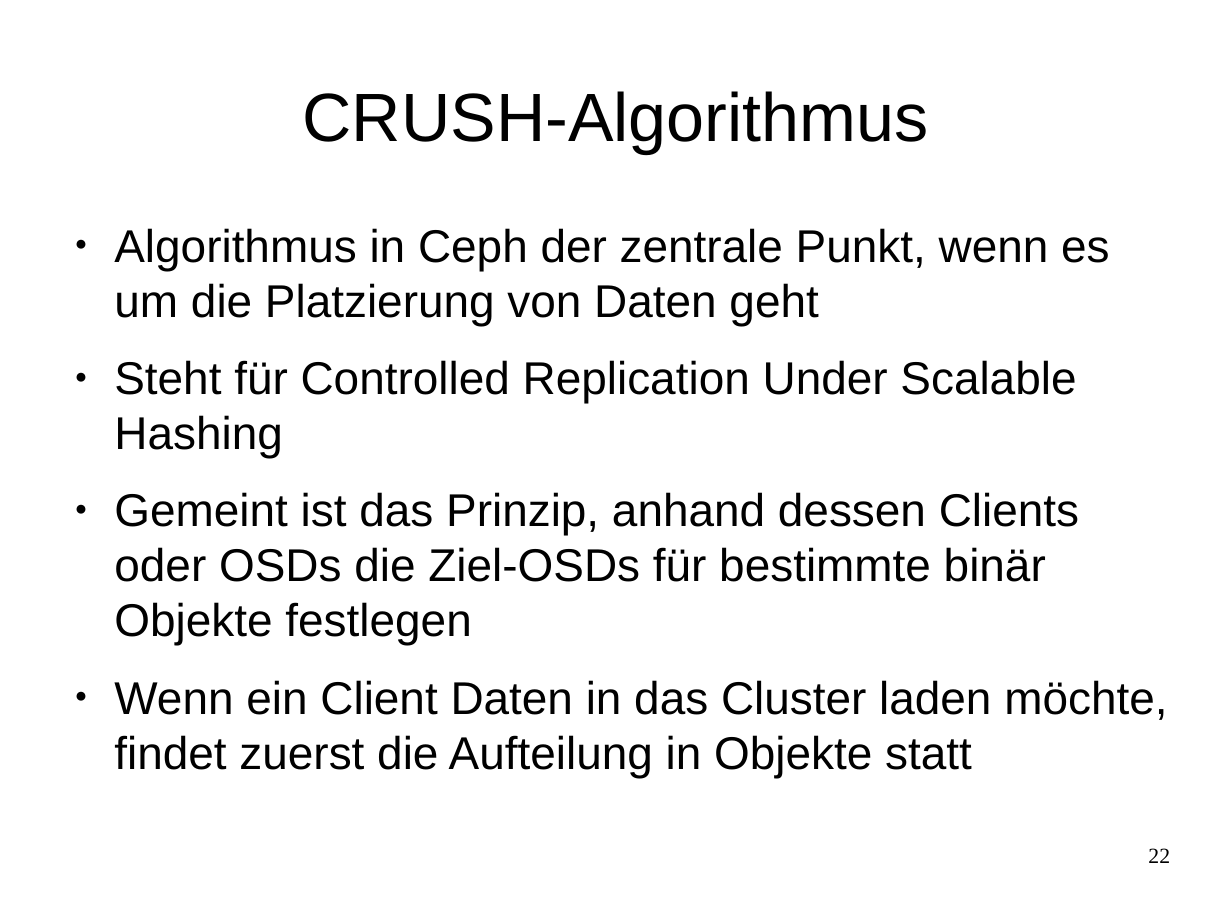
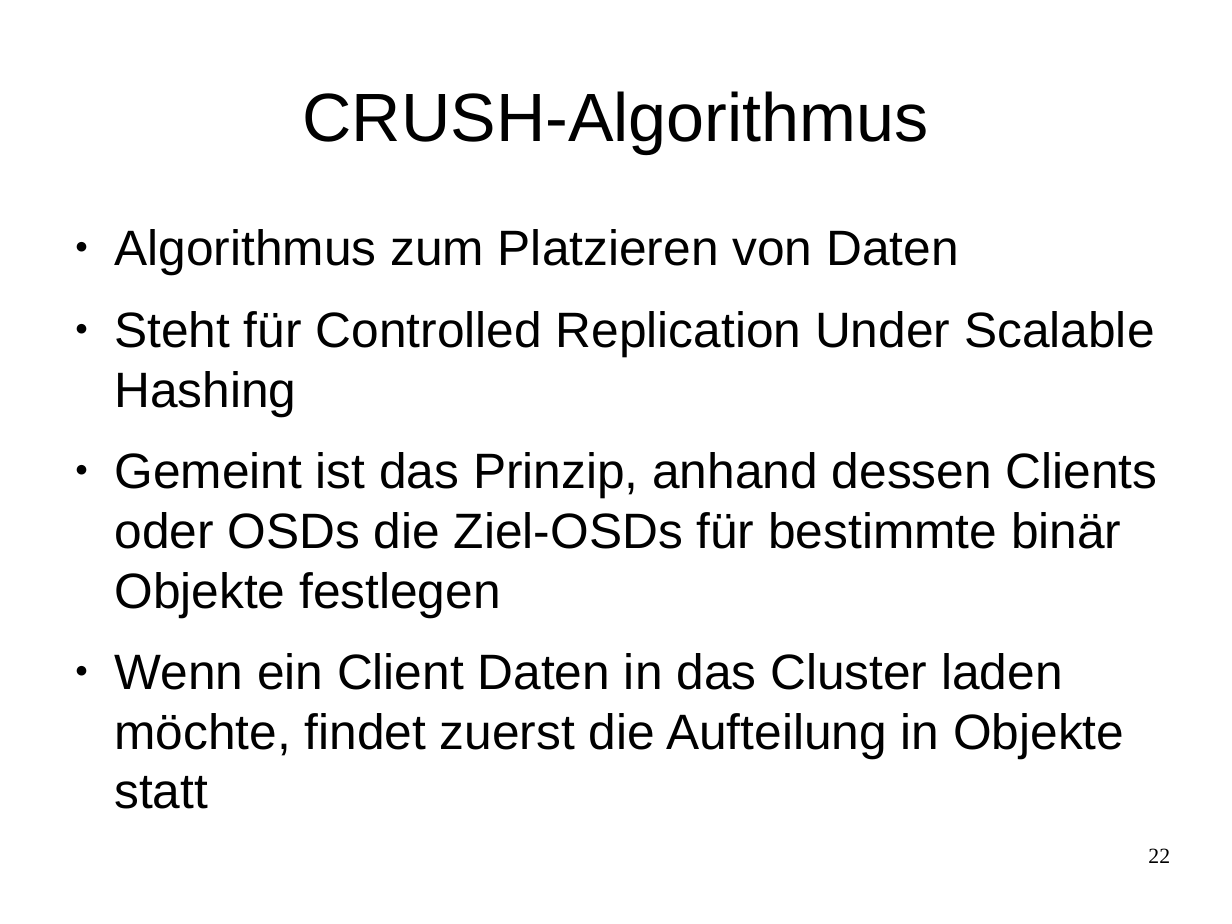
Before and after one commit to celentanos/inora, a slide deck: slide 22 of inora_vortrag_M.odp. Drawn at 1232x924 pixels with LibreOffice and Linux fonts; fonts in the diff are those of the drawing. Boxes give left, top, right and bottom in pixels: in the first picture for what was removed or moved away, otherwise in the second. Text is boxed around its words. In the diff, an @@ line names an element or a change of style, - is before the commit and + after.

```diff
--- a/inora_vortrag_M.odp
+++ b/inora_vortrag_M.odp
@@ text at bbox=[114, 229, 959, 275]: text changed; size 29.6 to 32 pt @@
-● Algorithmus in Ceph der zentrale Punkt, wenn es um die Platzierung von Daten geht
+● Algorithmus zum Platzieren von Daten
@@ text at bbox=[114, 311, 1158, 758]: size 29.6 to 32 pt in "Steht für Controlled Replication Under Scalable Hashing", "Gemeint ist das Prinzip, anhand dessen Clients ...", "Wenn ein Client Daten in das Cluster ..." @@
```
Also in this commit, not shown: 3 other slides changed.
